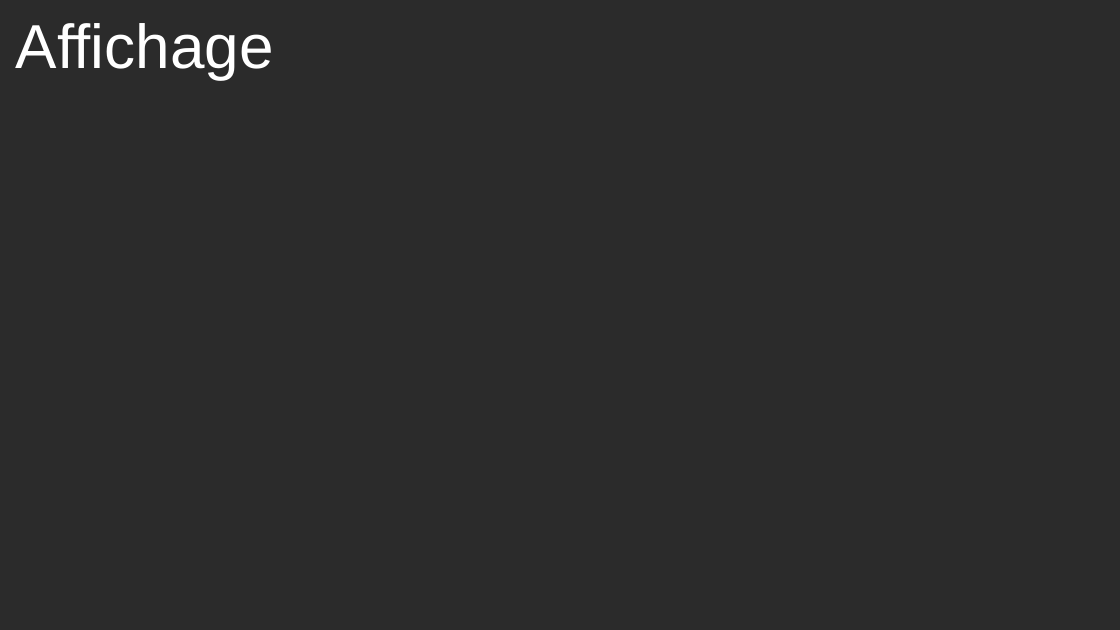
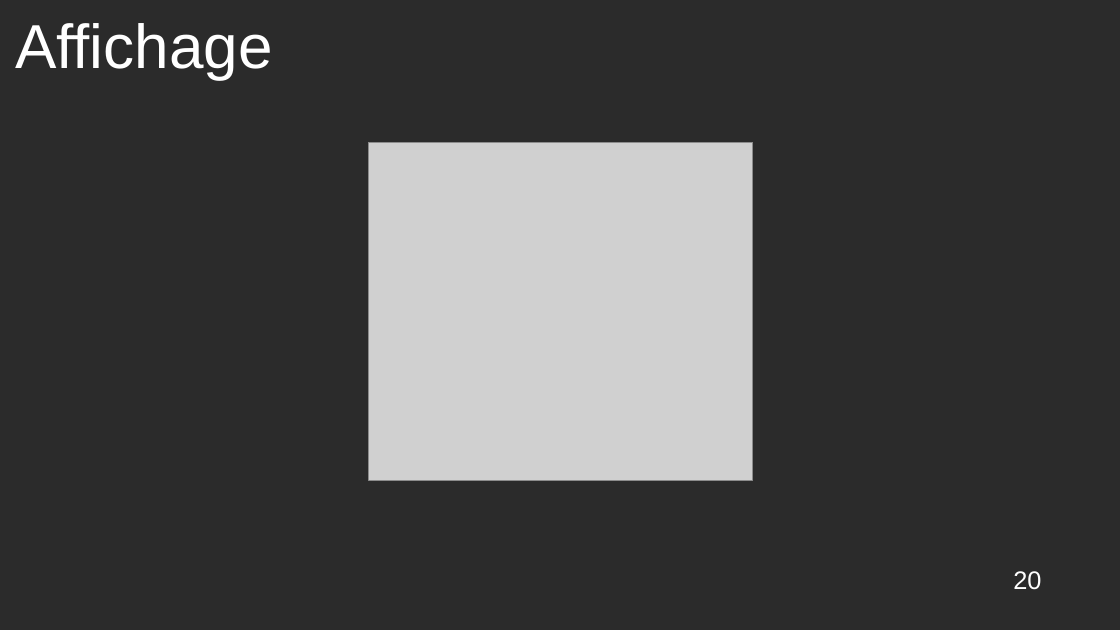
Before and after one commit to Aquaj/slitherlink-solver, a slide deck: slide 20 of slitherlink/doc/Presentation.odp (slide 18 before the commit). Drawn at 1120x630 pixels with LibreOffice and Linux fonts; fonts in the diff are those of the drawing; grey boxes stand for pictures; background and template pictures are left out; a plain dark background stands for a picture behind light text. Boxes give left, top, right and bottom in pixels: in the first picture for what was removed or moved away, otherwise in the second. Text is boxed around its words. In the diff, an @@ line names an element or a change of style, - is before the commit and + after.

```diff
--- a/slitherlink/doc/Presentation.odp
+++ b/slitherlink/doc/Presentation.odp
@@ picture added at (x1=369, y1=142, x2=753, y2=481) @@
@@ page number added at (x1=1013, y1=571, x2=1041, y2=590), 18 pt, text #FFFFFF @@
+20
```
Also in this commit, not shown: 15 other slides changed, 5 slides added, 3 slides removed.
